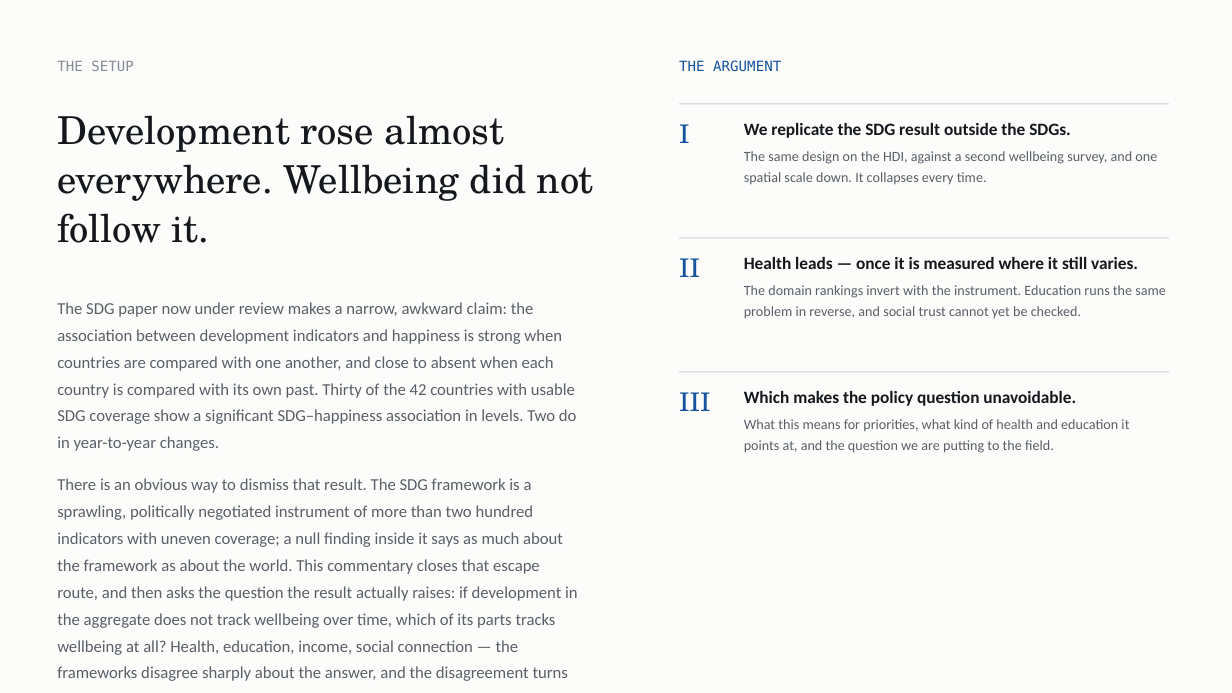
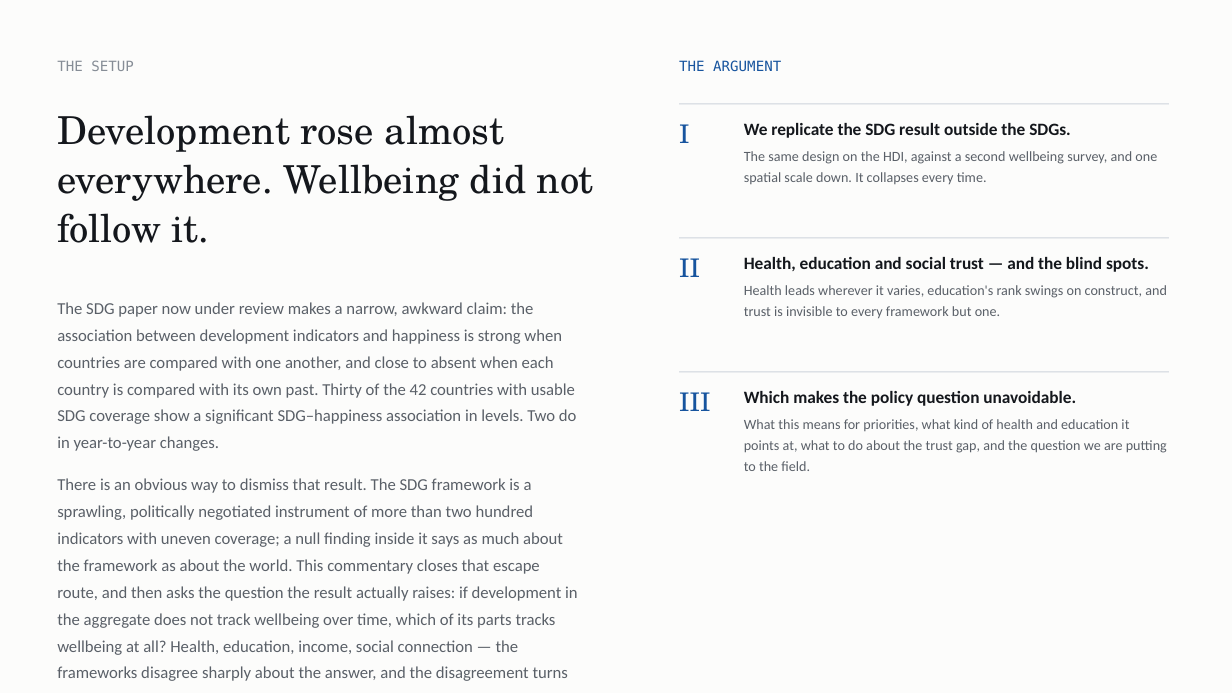
Before and after one commit to cwejnert/HDI-Happiness, a slide deck: slide 2 of deck/Measured_Where_It_Varies.pptx. Drawn at 1232x693 pixels with LibreOffice and Linux fonts; fonts in the diff are those of the drawing. Boxes give left, top, right and bottom in pixels: in the first picture for what was removed or moved away, otherwise in the second. Text is boxed around its words. In the diff, an @@ line names an element or a change of style, - is before the commit and + after.

```diff
--- a/deck/Measured_Where_It_Varies.pptx
+++ b/deck/Measured_Where_It_Varies.pptx
@@ text at bbox=[744, 257, 1167, 318]: text changed @@
-Health leads — once it is measured where it still varies.
-The domain rankings invert with the instrument. Education runs the same problem in reverse, and social trust cannot yet be checked.
+Health, education and social trust — and the blind spots.
+Health leads wherever it varies, education's rank swings on construct, and trust is invisible to every framework but one.
@@ text at bbox=[744, 419, 1167, 471]: text changed @@
-What this means for priorities, what kind of health and education it points at, and the question we are putting to the field.
+What this means for priorities, what kind of health and education it points at, what to do about the trust gap, and the question we are putting to the field.
```
Also in this commit, not shown: 2 other slides changed, 4 slides added, 1 slide removed, 4 other files.
